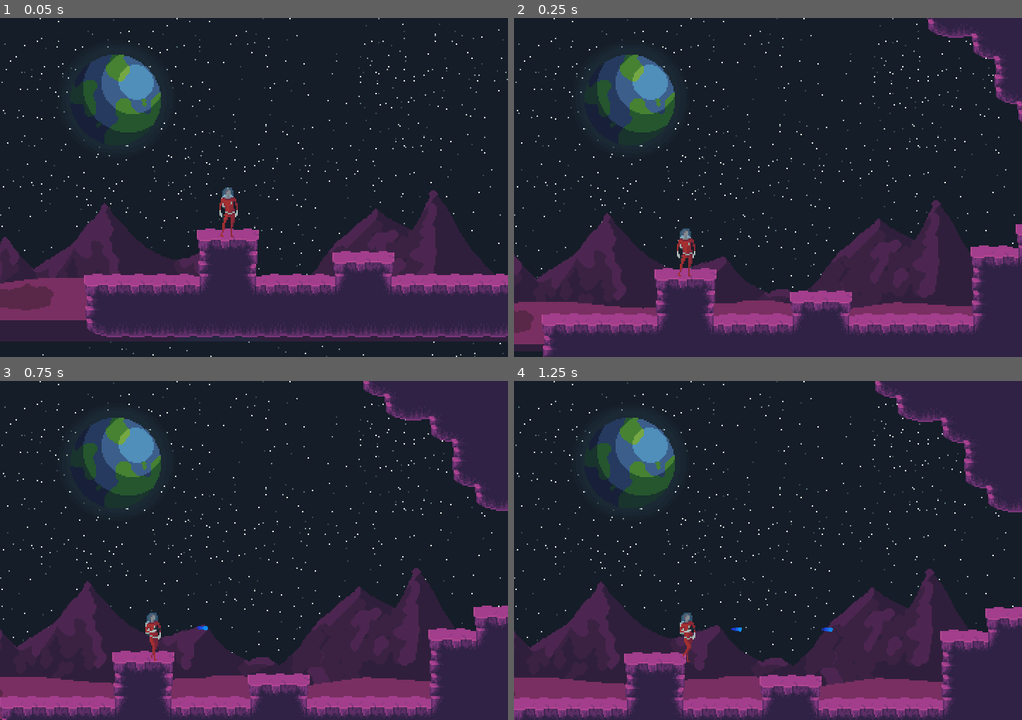
Above: before the commit, frames 1-4 (two rows, left to right).
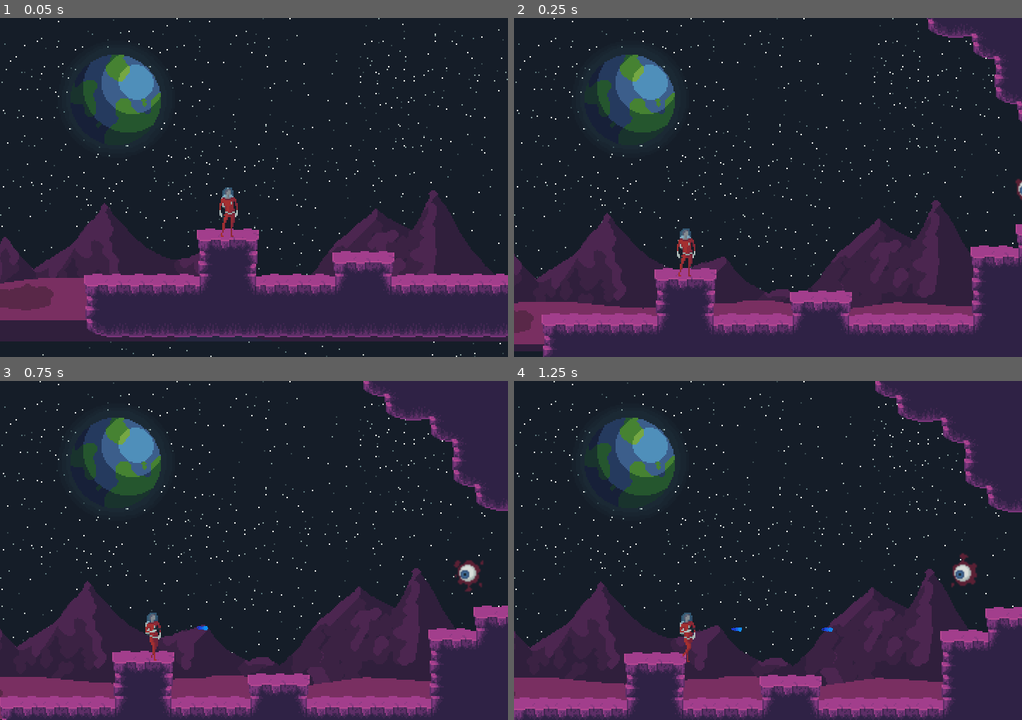
Above: after the commit, the same moments.

Repository: boxoflights/moonshot
Game: Godot game, scene res://Main.tscn
Same seed, same stepped clock (60 frames per second), same inputs: the game is played once before the commit and once after it.
Inputs:
- Up to frame 1 (0.05 s): no input
- Up to frame 2 (0.25 s): no input
- Up to frame 3 (0.75 s): hold D (move_right) from 0.53 s (still down); hold F (fire) from 0.53 s (still down)
- Up to frame 4 (1.25 s): keep holding D (move_right); keep holding F (fire)

Frame 1 is identical in both runs. In frame 2, less than 0.1% of the frame differs, in the area x 98-100%, y 47-54%; in frame 3, 0.3%, in the area x 89-96%, y 52-63%; in frame 4, 0.3%.

Commit message:
adding enemy;

Diff:
--- /dev/null
+++ b/Enemy.gd
@@ -0,0 +1,41 @@
+extends KinematicBody2D
+
+
+export (int) var move_speed = 24
+export (int) var swoop_speed = 36
+export (int) var max_dist = 64
+export (int) var field_of_view = 180
+
+var direction = Vector2.LEFT
+var swooping = false
+var biting = false
+
+func _physics_process(delta):
+	var speed = move_speed
+	var p = get_parent().get_node("Player")
+	if p:
+		var dist = p.position - position
+		if dist.length() < max_dist:
+			if acos(dist.normalized().dot(direction)) < field_of_view:
+				$RayCast2D.cast_to = dist
+				if $RayCast2D.is_colliding():
+					if $RayCast2D.get_collider() == p:
+						direction = dist.normalized()
+						swooping = true
+						speed = swoop_speed
+
+	move_and_slide(direction * speed, Vector2(0, -1))
+
+	biting = false
+	for i in get_slide_count():
+		var collision = get_slide_collision(i)
+		if collision.collider == p:
+			biting = true
+
+	if biting:
+		$AnimatedSprite.animation = "bite_left"
+
+
+
+func _ready():
+	$RayCast2D.add_exception($Body)
--- /dev/null
+++ b/Enemy.tscn
@@ -0,0 +1,189 @@
+[gd_scene load_steps=41 format=2]
+
+[ext_resource path="res://enemy.eyeball.blue.png" type="Texture" id=1]
+[ext_resource path="res://Enemy.gd" type="Script" id=2]
+
+[sub_resource type="CircleShape2D" id=38]
+radius = 12.1655
+
+[sub_resource type="AtlasTexture" id=1]
+atlas = ExtResource( 1 )
+region = Rect2( 0, 0, 48, 48 )
+
+[sub_resource type="AtlasTexture" id=2]
+atlas = ExtResource( 1 )
+region = Rect2( 48, 0, 48, 48 )
+
+[sub_resource type="AtlasTexture" id=3]
+atlas = ExtResource( 1 )
+region = Rect2( 96, 0, 48, 48 )
+
+[sub_resource type="AtlasTexture" id=4]
+atlas = ExtResource( 1 )
+region = Rect2( 144, 0, 48, 48 )
+
+[sub_resource type="AtlasTexture" id=5]
+atlas = ExtResource( 1 )
+region = Rect2( 192, 0, 48, 48 )
+
+[sub_resource type="AtlasTexture" id=6]
+atlas = ExtResource( 1 )
+region = Rect2( 240, 0, 48, 48 )
+
+[sub_resource type="AtlasTexture" id=7]
+atlas = ExtResource( 1 )
+region = Rect2( 288, 0, 48, 48 )
+
+[sub_resource type="AtlasTexture" id=8]
+atlas = ExtResource( 1 )
+region = Rect2( 336, 0, 48, 48 )
+
+[sub_resource type="AtlasTexture" id=9]
+atlas = ExtResource( 1 )
+region = Rect2( 384, 0, 48, 48 )
+
+[sub_resource type="AtlasTexture" id=10]
+atlas = ExtResource( 1 )
+region = Rect2( 432, 0, 48, 48 )
+
+[sub_resource type="AtlasTexture" id=11]
+atlas = ExtResource( 1 )
+region = Rect2( 480, 0, 48, 48 )
+
+[sub_resource type="AtlasTexture" id=12]
+atlas = ExtResource( 1 )
+region = Rect2( 528, 0, 48, 48 )
+
+[sub_resource type="AtlasTexture" id=13]
+atlas = ExtResource( 1 )
+region = Rect2( 576, 0, 48, 48 )
+
+[sub_resource type="AtlasTexture" id=14]
+atlas = ExtResource( 1 )
+region = Rect2( 624, 0, 48, 48 )
+
+[sub_resource type="AtlasTexture" id=15]
+atlas = ExtResource( 1 )
+region = Rect2( 672, 0, 48, 48 )
+
+[sub_resource type="AtlasTexture" id=16]
+atlas = ExtResource( 1 )
+region = Rect2( 720, 0, 48, 48 )
+
+[sub_resource type="AtlasTexture" id=17]
+atlas = ExtResource( 1 )
+region = Rect2( 768, 0, 48, 48 )
+
+[sub_resource type="AtlasTexture" id=18]
+atlas = ExtResource( 1 )
+region = Rect2( 816, 0, 48, 48 )
+
+[sub_resource type="AtlasTexture" id=19]
+atlas = ExtResource( 1 )
+region = Rect2( 864, 0, 48, 48 )
+
+[sub_resource type="AtlasTexture" id=20]
+atlas = ExtResource( 1 )
+region = Rect2( 912, 0, 48, 48 )
+
+[sub_resource type="AtlasTexture" id=21]
+atlas = ExtResource( 1 )
+region = Rect2( 960, 0, 48, 48 )
+
+[sub_resource type="AtlasTexture" id=22]
+atlas = ExtResource( 1 )
+region = Rect2( 1008, 0, 48, 48 )
+
+[sub_resource type="AtlasTexture" id=23]
+atlas = ExtResource( 1 )
+region = Rect2( 1056, 0, 48, 48 )
+
+[sub_resource type="AtlasTexture" id=24]
+atlas = ExtResource( 1 )
+region = Rect2( 1104, 0, 48, 48 )
+
+[sub_resource type="AtlasTexture" id=25]
+atlas = ExtResource( 1 )
+region = Rect2( 1152, 0, 48, 48 )
+
+[sub_resource type="AtlasTexture" id=26]
+atlas = ExtResource( 1 )
+region = Rect2( 1200, 0, 48, 48 )
+
+[sub_resource type="AtlasTexture" id=27]
+atlas = ExtResource( 1 )
+region = Rect2( 1248, 0, 48, 48 )
+
+[sub_resource type="AtlasTexture" id=28]
+atlas = ExtResource( 1 )
+region = Rect2( 1296, 0, 48, 48 )
+
+[sub_resource type="AtlasTexture" id=29]
+atlas = ExtResource( 1 )
+region = Rect2( 1344, 0, 48, 48 )
+
+[sub_resource type="AtlasTexture" id=30]
+atlas = ExtResource( 1 )
+region = Rect2( 1392, 0, 48, 48 )
+
+[sub_resource type="AtlasTexture" id=31]
+atlas = ExtResource( 1 )
+region = Rect2( 1440, 0, 48, 48 )
+
+[sub_resource type="AtlasTexture" id=32]
+atlas = ExtResource( 1 )
+region = Rect2( 1488, 0, 48, 48 )
+
+[sub_resource type="AtlasTexture" id=33]
+atlas = ExtResource( 1 )
+region = Rect2( 1536, 0, 48, 48 )
+
+[sub_resource type="AtlasTexture" id=34]
+atlas = ExtResource( 1 )
+region = Rect2( 1584, 0, 48, 48 )
+
+[sub_resource type="AtlasTexture" id=35]
+atlas = ExtResource( 1 )
+region = Rect2( 1632, 0, 48, 48 )
+
+[sub_resource type="AtlasTexture" id=36]
+atlas = ExtResource( 1 )
+region = Rect2( 1680, 0, 48, 48 )
+
+[sub_resource type="SpriteFrames" id=37]
+animations = [ {
+"frames": [ SubResource( 1 ), SubResource( 2 ), SubResource( 3 ), SubResource( 4 ), SubResource( 5 ), SubResource( 6 ) ],
+"loop": true,
+"name": "idle_left",
+"speed": 5.0
+}, {
+"frames": [ SubResource( 7 ), SubResource( 8 ), SubResource( 9 ), SubResource( 10 ), SubResource( 11 ), SubResource( 12 ) ],
+"loop": true,
+"name": "idle_right",
+"speed": 5.0
+}, {
+"frames": [ SubResource( 13 ), SubResource( 14 ), SubResource( 15 ), SubResource( 16 ), SubResource( 17 ), SubResource( 18 ), SubResource( 19 ), SubResource( 20 ), SubResource( 21 ), SubResource( 22 ), SubResource( 23 ), SubResource( 24 ) ],
+"loop": true,
+"name": "bite_left",
+"speed": 5.0
+}, {
+"frames": [ SubResource( 25 ), SubResource( 26 ), SubResource( 27 ), SubResource( 28 ), SubResource( 29 ), SubResource( 30 ), SubResource( 31 ), SubResource( 32 ), SubResource( 33 ), SubResource( 34 ), SubResource( 35 ), SubResource( 36 ) ],
+"loop": true,
+"name": "bite_right",
+"speed": 5.0
+} ]
+
+[node name="Enemy" type="KinematicBody2D"]
+script = ExtResource( 2 )
+
+[node name="Body" type="CollisionShape2D" parent="."]
+shape = SubResource( 38 )
+
+[node name="AnimatedSprite" type="AnimatedSprite" parent="."]
+frames = SubResource( 37 )
+animation = "idle_left"
+frame = 1
+playing = true
+
+[node name="RayCast2D" type="RayCast2D" parent="."]
+enabled = true
--- a/Main.tscn
+++ b/Main.tscn
@@ -8,10 +8,14 @@
 [ext_resource path="res://Player.tscn" type="PackedScene" id=6]
 [ext_resource path="res://Lazer.tscn" type="PackedScene" id=7]
 [ext_resource path="res://Main.gd" type="Script" id=8]
+[ext_resource path="res://Enemy.tscn" type="PackedScene" id=9]
 
 [node name="Node2D" type="Node2D"]
 position = Vector2( -4, -6 )
 script = ExtResource( 8 )
+
+[node name="Enemy" parent="." instance=ExtResource( 9 )]
+position = Vector2( 172, 22 )
 
 [node name="TileMap" type="TileMap" parent="."]
 position = Vector2( -180, -114 )
Not shown: 1 places in Main.tscn that only renumber resources
